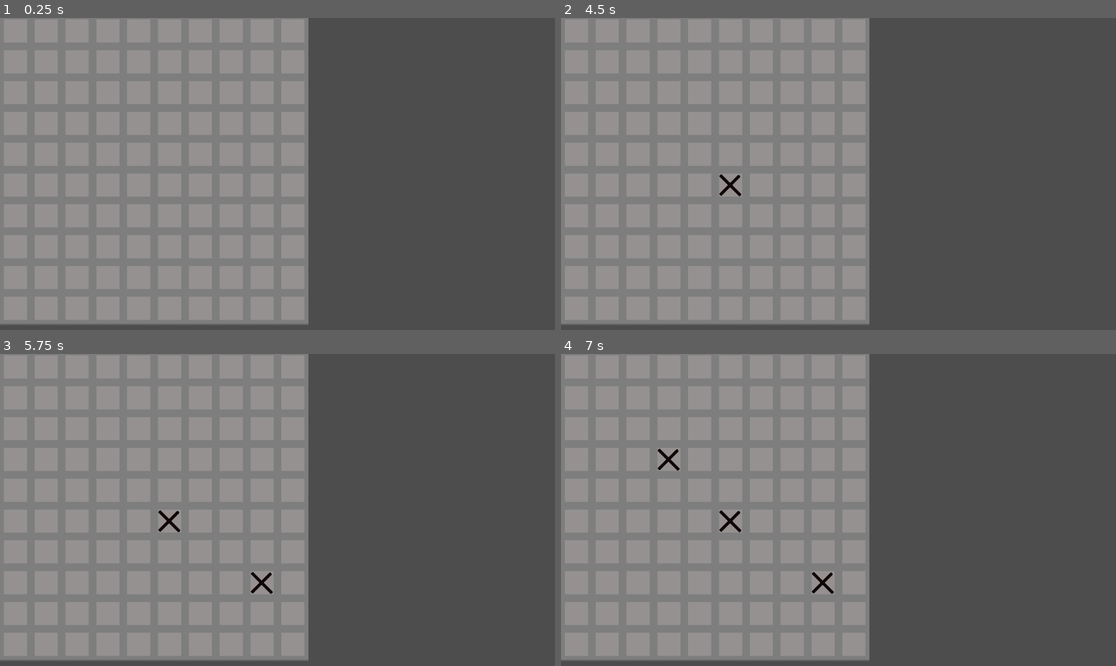
Above: before the commit, frames 1-4 (two rows, left to right).
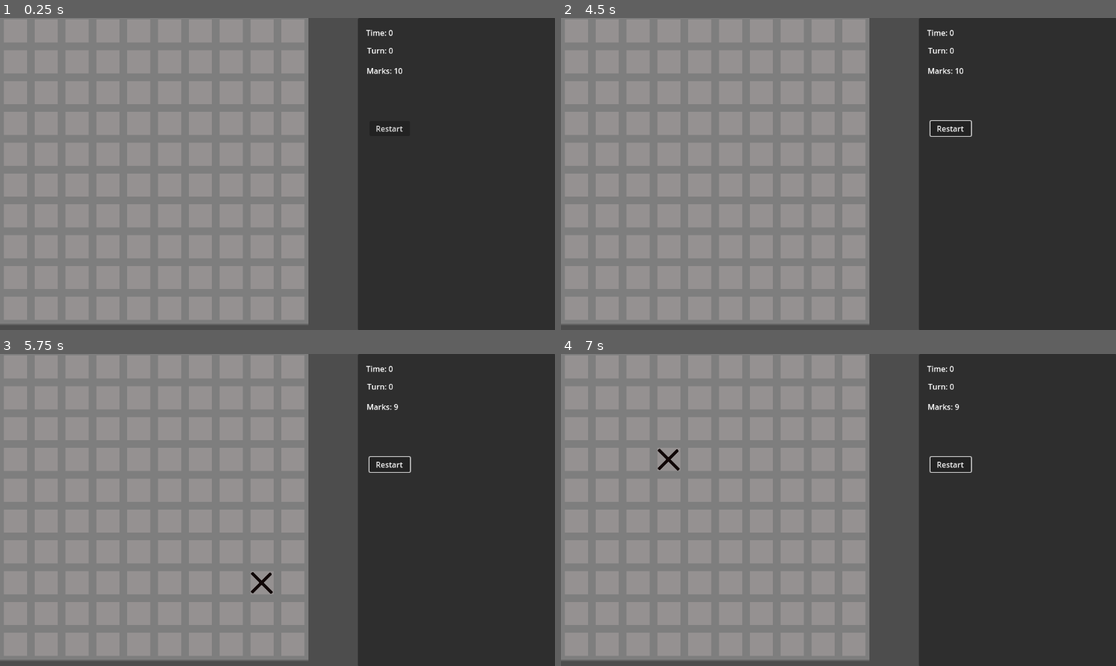
Above: after the commit, the same moments.

Repository: RevanVI/Minesweeper
Game: Godot game, scene res://scenes/minesweep_prototype.tscn
Same seed, same stepped clock (60 frames per second), same inputs: the game is played once before the commit and once after it.
Inputs (mouse positions are in pixels of both pictures, inside the frame that each line leads up to):
- Up to frame 1 (0.25 s): no input
- Up to frame 2 (4.5 s): click (949, 127) at 0.5 s, where only the run after the commit has a clickable "Restart"; click (949, 127) at 1.25 s, where only the run after the commit has a clickable "Restart"; click (949, 127) at 2 s, where only the run after the commit has a clickable "Restart"; tap Enter at 2.75, 4.25 s; move the mouse to (960, 158) at 2.77 s; press the mouse at (960, 158) at 2.78 s; tap Space at 3.5 s; move the mouse to (727, 189) at 3.52 s; release the mouse at (727, 189) at 3.53 s; right-click (727, 189) at 3.6 s; move the mouse to (894, 105) at 4.27 s; press the mouse at (894, 105) at 4.28 s
- Up to frame 3 (5.75 s): tap Space at 5 s; move the mouse to (249, 572) at 5.02 s; release the mouse at (249, 572) at 5.03 s; right-click (249, 572) at 5.1 s
- Up to frame 4 (7 s): tap Enter at 5.75 s; move the mouse to (1005, 556) at 5.77 s; press the mouse at (1005, 556) at 5.78 s; tap Space at 6.5 s; move the mouse to (672, 463) at 6.52 s; release the mouse at (672, 463) at 6.53 s; right-click (672, 463) at 6.6 s

The runs differ from the first frame. In frame 1, 35% of the frame differs, in the area x 64-100%, y 0-100%; in frame 2, 35%; in frame 3, 35%; in frame 4, 36%, in the area x 28-100%, y 0-100%.

Commit message:
Stub GUI and small game manager changes (turn counter, restart from gui)

Diff:
--- a/scenes/minesweep_prototype.tscn
+++ b/scenes/minesweep_prototype.tscn
@@ -1,9 +1,10 @@
-[gd_scene load_steps=5 format=4 uid="uid://ccosysrpa6d3f"]
+[gd_scene load_steps=6 format=4 uid="uid://ccosysrpa6d3f"]
 
 [ext_resource type="Script" uid="uid://bw7brsh2ne4no" path="res://scripts/game_logic/game.gd" id="1_3whhm"]
 [ext_resource type="Script" uid="uid://dcqrwipyxpal8" path="res://scripts/game_logic/map.gd" id="1_7o4uc"]
 [ext_resource type="TileSet" uid="uid://c3bm3pwixplyp" path="res://content/tilesets/minesweeper_starter.tres" id="1_571c6"]
 [ext_resource type="Script" uid="uid://dacfmm368sqhq" path="res://scripts/game_logic/map_generator.gd" id="2_3whhm"]
+[ext_resource type="Script" uid="uid://cyjfintjqebld" path="res://scripts/gui/battle.gd" id="5_85huv"]
 
 [node name="MinesweepPrototype" type="Node2D"]
 
@@ -27,14 +28,62 @@
 [node name="MapGenerator" type="Node2D" parent="."]
 script = ExtResource("2_3whhm")
 
-[node name="GameManager" type="Node2D" parent="."]
+[node name="GameManager" type="Node2D" parent="." groups=["GameManager"]]
 script = ExtResource("1_3whhm")
-
-[node name="RestartTimer" type="Timer" parent="."]
-wait_time = 5.0
-one_shot = true
 
 [node name="BattleTimer" type="Timer" parent="."]
 
-[connection signal="timeout" from="RestartTimer" to="GameManager" method="_on_restart_timer_timeout"]
+[node name="CanvasLayer" type="CanvasLayer" parent="."]
+
+[node name="Control" type="Control" parent="CanvasLayer"]
+layout_mode = 3
+anchor_left = 0.645
+anchor_right = 1.001
+anchor_bottom = 1.0
+offset_right = -0.1521
+script = ExtResource("5_85huv")
+
+[node name="Panel" type="Panel" parent="CanvasLayer/Control"]
+layout_mode = 1
+anchors_preset = 15
+anchor_right = 1.0
+anchor_bottom = 1.0
+offset_right = 0.0400391
+offset_bottom = 1.0
+grow_horizontal = 2
+grow_vertical = 2
+
+[node name="TimeLabel" type="Label" parent="CanvasLayer/Control/Panel"]
+layout_mode = 0
+offset_left = 17.0
+offset_top = 19.0
+offset_right = 106.0
+offset_bottom = 51.0
+text = "Time: "
+
+[node name="TurnLabel" type="Label" parent="CanvasLayer/Control/Panel"]
+layout_mode = 0
+offset_left = 19.0
+offset_top = 56.0
+offset_right = 70.0
+offset_bottom = 91.0
+text = "Turn: "
+
+[node name="MarkLabel" type="Label" parent="CanvasLayer/Control/Panel"]
+layout_mode = 0
+offset_left = 17.96
+offset_top = 98.0
+offset_right = 57.96
+offset_bottom = 121.0
+text = "Marks: "
+
+[node name="Button" type="Button" parent="CanvasLayer/Control/Panel"]
+layout_mode = 0
+offset_left = 23.96
+offset_top = 214.0
+offset_right = 107.96
+offset_bottom = 245.0
+text = "Restart"
+
 [connection signal="timeout" from="BattleTimer" to="GameManager" method="_on_battle_timer_timeout"]
+[connection signal="pressed" from="CanvasLayer/Control/Panel/Button" to="CanvasLayer/Control" method="_on_button_pressed"]
--- a/scripts/game_logic/game.gd
+++ b/scripts/game_logic/game.gd
@@ -1,4 +1,6 @@
 extends Node2D
+class_name GameManager
+
 
 enum GameState {
 	START = 0,
@@ -18,10 +20,13 @@
 
 var mark_count: int = 10
 var battle_time: int = 0
+var turn_count: int = 0
 var game_state: GameState
 
-signal mark_count_changed(mark_count)
+signal mark_count_changed(mark_count: int)
 signal game_state_changed(game_state: GameState)
+signal turn_changed(turn_count: int)
+signal battle_time_changed(battle_time: int)
 
 func _ready():
 	map.size = map_size
@@ -57,13 +62,13 @@
 
 
 func on_cell_opened(tile_type) -> void:
+	turn_count += 1
+	turn_changed.emit(turn_count)
 	if tile_type == map.mine_tile:
 		print("game over")
-		$"../RestartTimer".start()
 		change_game_state(GameState.GAME_OVER)
 	elif map.get_closed_cells() == mines_count:
 		print("win")
-		$"../RestartTimer".start()
 		change_game_state(GameState.GAME_OVER)
 
 
@@ -73,11 +78,11 @@
 	mark_count = mines_count
 	mark_count_changed.emit(mark_count)
 	battle_timer.stop()
+	battle_time = 0
+	battle_time_changed.emit(battle_time)
+	turn_count = 0
+	turn_changed.emit(turn_count)
 	change_game_state(GameState.START)
-
-
-func _on_restart_timer_timeout() -> void:
-	restart()
 
 
 func change_game_state(new_state: GameState) -> void:
@@ -88,3 +93,4 @@
 
 func _on_battle_timer_timeout() -> void:
 	battle_time += 1
+	battle_time_changed.emit(battle_time)
--- /dev/null
+++ b/scripts/gui/battle.gd
@@ -0,0 +1,35 @@
+extends Control
+
+
+@onready var time_label: Label = $Panel/TimeLabel
+@onready var turn_label: Label = $Panel/TurnLabel
+@onready var mark_label: Label = $Panel/MarkLabel
+
+var game_manager: GameManager
+
+
+func _ready() -> void:
+	game_manager = get_tree().get_first_node_in_group("GameManager")
+	game_manager.battle_time_changed.connect(update_time)
+	game_manager.mark_count_changed.connect(update_mark)
+	game_manager.turn_changed.connect(update_turn)
+
+	update_time(game_manager.battle_time)
+	update_mark(game_manager.mark_count)
+	update_turn(game_manager.turn_count)
+
+
+func update_time(time: int) -> void:
+	time_label.text = "Time: " + str(time)
+
+
+func update_mark(mark_count: int) -> void:
+	mark_label.text = "Marks: " + str(mark_count)
+
+
+func update_turn(turn_count: int) -> void:
+	turn_label.text = "Turn: " + str(turn_count)
+
+
+func _on_button_pressed() -> void:
+	game_manager.restart()
Not shown, added: scripts/gui/battle.gd.uid
